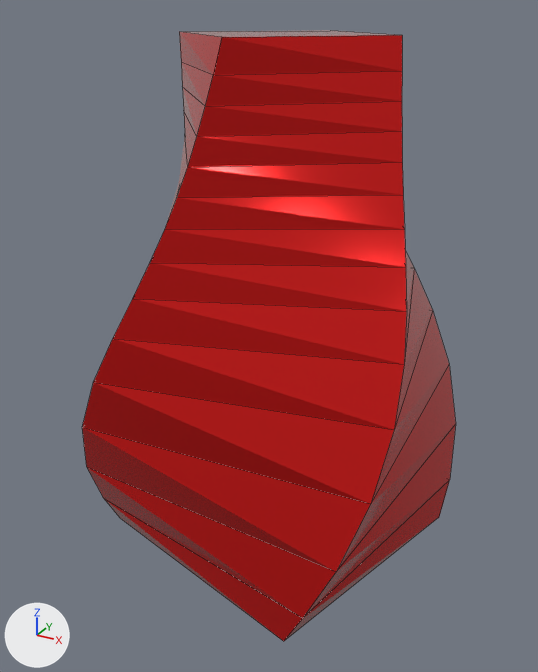
One commit to the Blender file blender/shaderpad.blend: the scene before it, then after it.
Rendered twice from a 50 mm camera at (11.6, -22.1, 14.4) aimed at (-0.2, -0.6, 3.7). The lights are fixed; the arrows at lower left show +X, +Y and +Z. Mesh edges are drawn as thin lines.
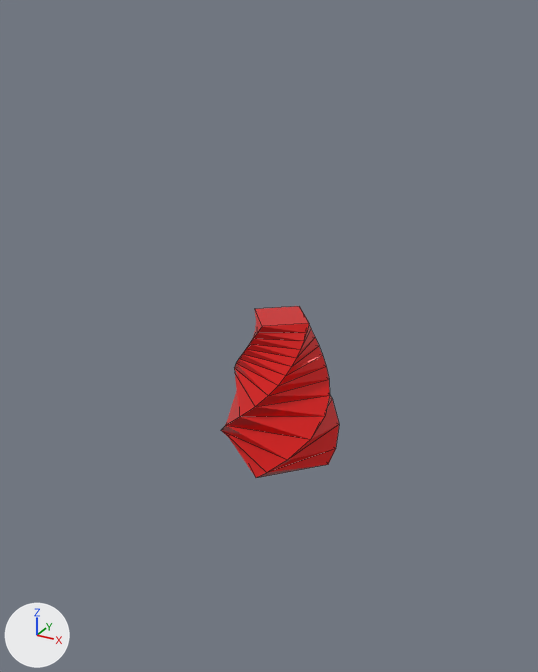
Commit message: Captures ref to cube so it doesn't have to be selected anymore

The change, as JSON lines over the scene's bpy script:
```json
{"op": "set", "path": "mat_material.metallic", "old": "0.67", "new": "0.291"}
{"op": "set", "path": "ob_cube_001.scale", "old": "(3.53, 3.53, 3.53)", "new": "(1.1, 1.1, 1.1)"}
{"block": "ob_cube_001", "where": "_m = ob_cube_001.modifiers.new('SimpleDeform', 'SIMPLE_DEFORM')"}
{"op": "set", "path": "_m.factor", "old": "1.1", "new": "3.0"}
{"op": "set", "path": "_m.angle", "old": "1.1", "new": "3.0"}
```

What differs and where, as boxes (x1, y1, x2, y2) in the pictures (538 x 672 px):
```json
{"object": "Cube.001", "change": "surface changed, rescaled, modifiers changed", "before": [82, 30, 456, 641], "after": [221, 306, 339, 478], "on screen": "68% narrower, 72% shorter"}
```
